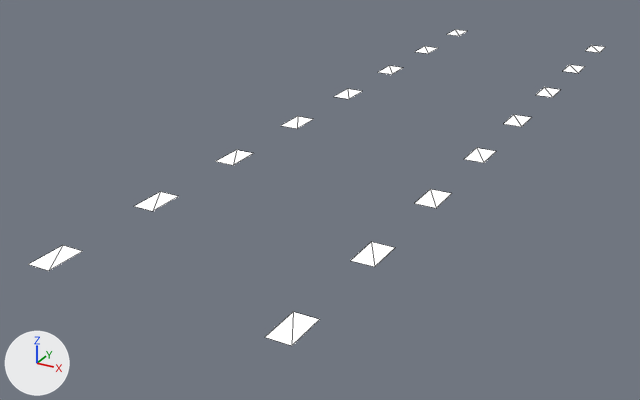
Before and after pictures for a commit that changed the glTF model myModel/room/new1.gltf.
The view is the same before and after, from a camera (50 mm lens) standing at (24.17, -11.58, 15.19) and looking at (17.81, -0.01, 9.41). Lighting does not change. The marker at lower left points along +X, +Y and +Z. Mesh edges are drawn as thin lines. Where no turn or scale is listed for an object, it has been applied to the vertices. Vertices at the same position are counted once.

Names of what the first picture shows: '室内-舞台吊灯灯泡（非）'.
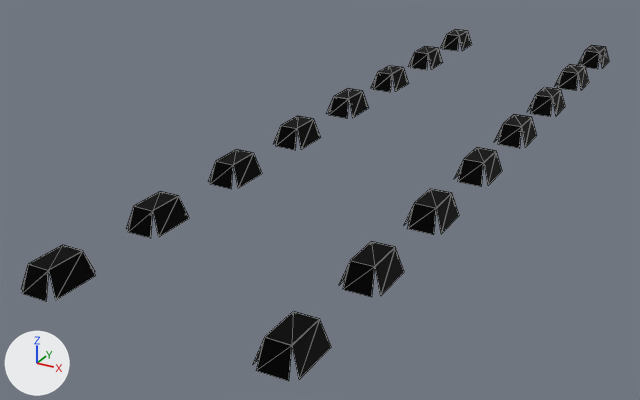
Pixel boxes [x1, y1, x2, y2] of what changed, in the pictures (640 x 400 px):
'室内-舞台吊灯灯泡（非）', reshaped (11% taller)
    before: [28, 30, 605, 346]
    after: [21, 29, 609, 381]
part 1 of me_mesh_0, added (black)
    after: [21, 29, 472, 301]
part 2 of me_mesh_0, added (black)
    after: [253, 45, 609, 381]

Diff of the bpy script that builds the scene:
```diff
--- a/myModel/room/new1.gltf.py
+++ b/myModel/room/new1.gltf.py
@@ mat_黑色金属材质_01 @@
+mat_黑色金属材质_01 = principled_material('黑色金属材质_01')
+mat_黑色金属材质_01.base_color = (0.00518, 0.00518, 0.00518)  # black #101010
+mat_黑色金属材质_01.metallic = 1.0
+mat_黑色金属材质_01.roughness = 0.618
@@ me_mesh_0 @@
 # used by ob_室内_舞台吊灯灯泡_非; location = (0.0, 0.0, 0.0)
-me_mesh_0.from_pydata(...)  # 64 vertices, 32 faces; spans x 17.15..20.53, y -5.5..7.62, z 10.6
-me_mesh_0.materials.append(mat_23___default)  # white #ffffff
+me_mesh_0.from_pydata(...)  # 512 vertices, 928 faces; spans x 17.03..20.63, y -5.62..7.75, z 10.28..10.61
+# me_mesh_0 part 1: 224 vertices added at x 17.03..17.55, y -5.62..7.75, z 10.28..10.61
+# me_mesh_0 part 2: 224 vertices added at x 20.11..20.63, y -5.62..7.75, z 10.28..10.61
+me_mesh_0.materials.append(mat_黑色金属材质_01)  # black #101010
```
